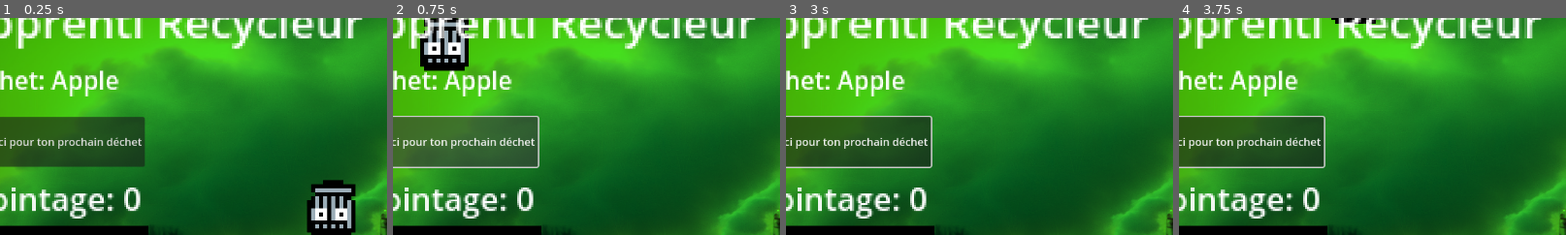
Above: before the commit, frames 1-4 (left to right).
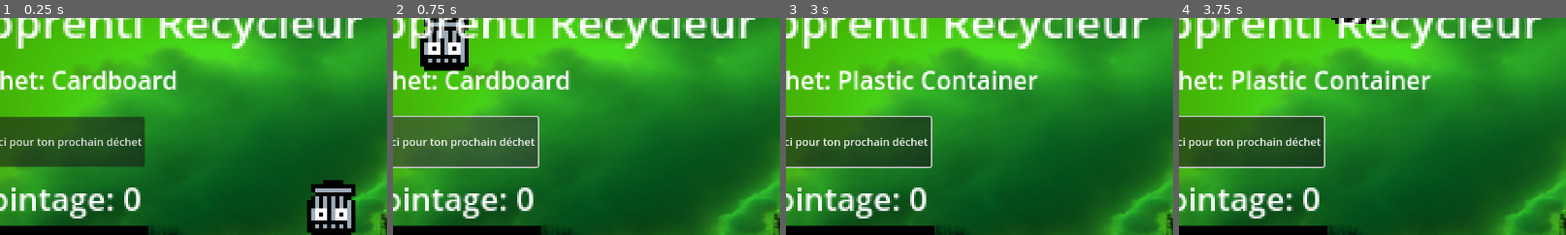
Above: after the commit, the same moments.

Repository: tritimmy/PolyHacks2024-ApprentisRecycleur-Prototype1
Game: Godot game, scene res://game.tscn
Two runs of this game, one before a commit and one after it. Both use one fixed random seed, a clock stepped at 60 frames per second and the inputs below.
Inputs (mouse positions are % of the whole screen's width and height, from its top left):
- Up to frame 1 (0.25 s): no input
- Up to frame 2 (0.75 s): click "Clique ici pour ton prochain …" at 0.5 s
- Up to frame 3 (3 s): click "Clique ici pour ton prochain …" at 1.25 s; click "Clique ici pour ton prochain …" at 2 s; move the mouse to (72, 45) at 2.77 s; click (72, 45) at 2.92 s
- Up to frame 4 (3.75 s): tap Enter at 3.5 s; move the mouse to (30, 55) at 3.52 s; click (30, 55) at 3.67 s
The pictures show only the part of the screen within x 7-57%, y 6-56%; the shares and areas given below are measured in that part.

The runs differ from the first frame. In frame 1, 1.8% of the frame differs, in the area x 13-46%, y 24-37%; in frame 2, 1.8%; in frame 3, 2.6%, in the area x 13-66%, y 24-37%; in frame 4, 2.6%.

Commit message:
complete

Diff:
--- a/game.gd
+++ b/game.gd
@@ -11,7 +11,8 @@
 
 @onready var bins_data = bin1_data + bin2_data + bin3_data + bin4_data + bin5_data + bin6_data
 
-@onready var objective = 'Apple'
+var rng = RandomNumberGenerator.new()
+@onready var objective = bins_data[rng.randf_range(0,len(bins_data))]
 
 func _process(delta):
 	$pointage.text = "Pointage: " +str(Score)
@@ -21,28 +22,34 @@
 	for item in bin1_data:
 		if item == objective:
 			Score = Score + 1
+	objective = bins_data[rng.randf_range(0,len(bins_data))]
 
 func _on_bin_2_bin_2_entered():
 	for item in bin2_data:
 		if item == objective:
 			Score = Score + 1
+	objective = bins_data[rng.randf_range(0,len(bins_data))]
 
 func _on_bin_3_bin_3_entered():
 	for item in bin3_data:
 		if item == objective:
 			Score = Score + 1
+	objective = bins_data[rng.randf_range(0,len(bins_data))]
 
 func _on_bin_4_bin_4_entered():
 	for item in bin4_data:
 		if item == objective:
 			Score = Score + 1
+	objective = bins_data[rng.randf_range(0,len(bins_data))]
 
 func _on_bin_5_bin_5_entered():
 	for item in bin5_data:
 		if item == objective:
 			Score = Score + 1
+	objective = bins_data[rng.randf_range(0,len(bins_data))]
 
 func _on_bin_6_bin_6_entered():
 	for item in bin6_data:
 		if item == objective:
 			Score = Score + 1
+	objective = bins_data[rng.randf_range(0,len(bins_data))]
